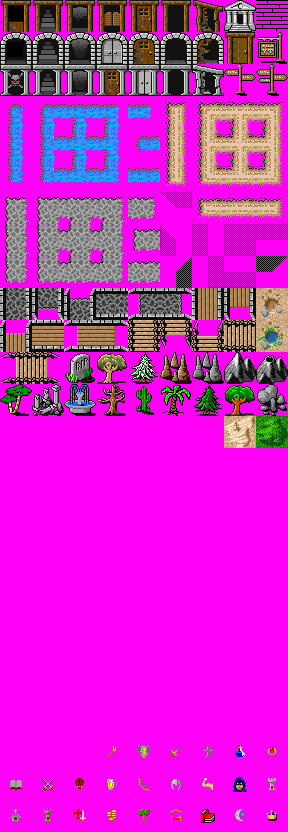
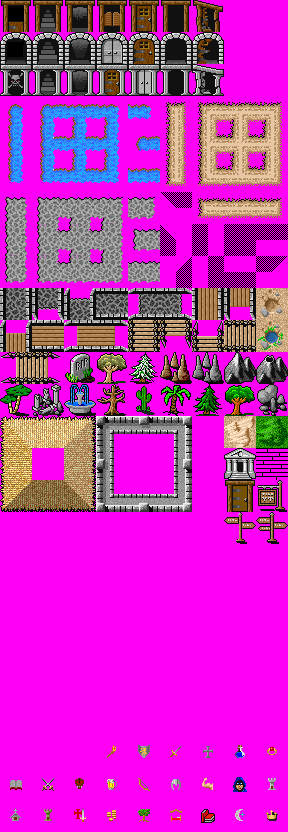
Revision of a layered 288x832 image; what changed, layer by layer:
painted on "Background" over [0, 0, 288, 544]
